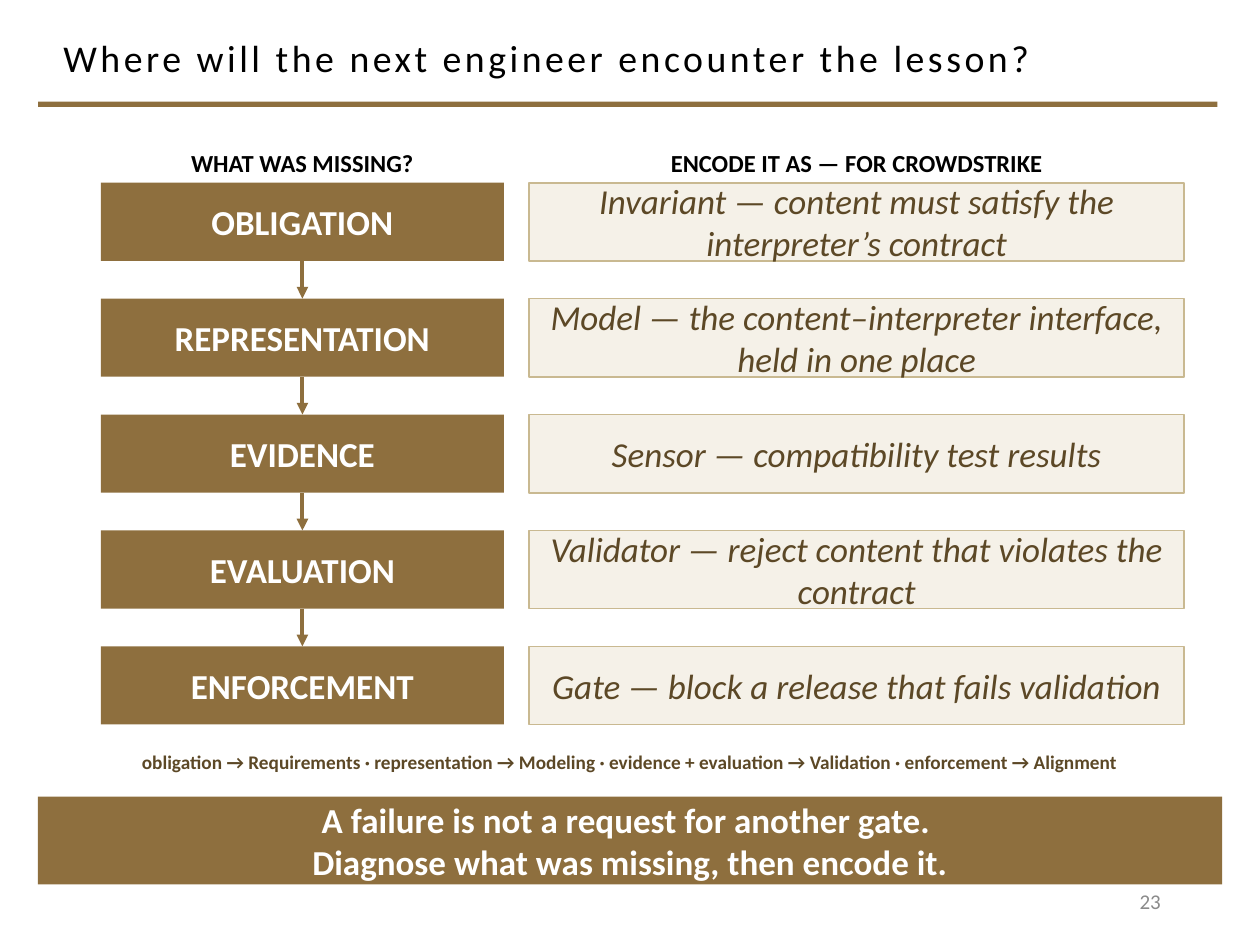
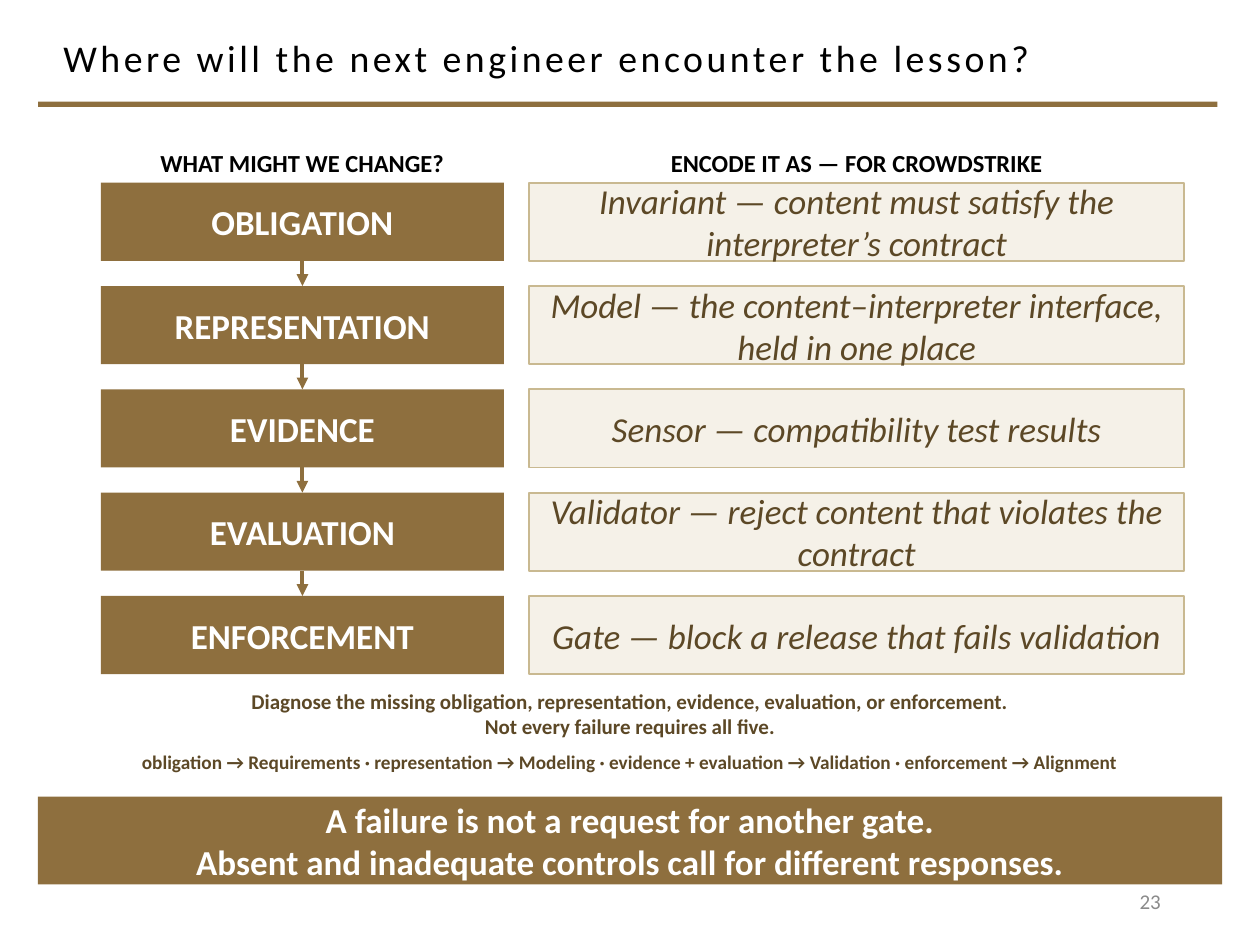
Before and after one commit to davisjam/model-based-agentic-software-engineering, a slide deck: slide 23 of book/_design/2-4-redux-build/2-4-redux-WIP.pptx. Drawn at 1260x945 pixels with LibreOffice and Linux fonts; fonts in the diff are those of the drawing; background and template pictures are left out. Boxes give left, top, right and bottom in pixels: in the first picture for what was removed or moved away, otherwise in the second. Text is boxed around its words. In the diff, an @@ line names an element or a change of style, - is before the commit and + after.

```diff
--- a/book/_design/2-4-redux-build/2-4-redux-WIP.pptx
+++ b/book/_design/2-4-redux-build/2-4-redux-WIP.pptx
@@ text at bbox=[160, 155, 443, 172]: text changed @@
-WHAT WAS MISSING?
+WHAT MIGHT WE CHANGE?
@@ arrow moved from (302, 261) - (302, 299) to (302, 261) - (302, 286) @@
@@ rectangle "REPRESENTATION": place and size @@
-rectangle "REPRESENTATION" at bbox=[101, 299, 504, 377]
+rectangle "REPRESENTATION" at bbox=[101, 286, 504, 364]
@@ rectangle "Model — the content–interpreter interface, ...": place and size @@
-rectangle "Model — the content–interpreter interface, ..." at bbox=[529, 299, 1184, 377]
+rectangle "Model — the content–interpreter interface, ..." at bbox=[529, 286, 1184, 364]
@@ rectangle "EVIDENCE": place and size @@
-rectangle "EVIDENCE" at bbox=[101, 415, 504, 493]
+rectangle "EVIDENCE" at bbox=[101, 389, 504, 467]
@@ arrow moved from (302, 377) - (302, 415) to (302, 364) - (302, 389) @@
@@ rectangle "Sensor — compatibility test results": place and size @@
-rectangle "Sensor — compatibility test results" at bbox=[529, 415, 1184, 493]
+rectangle "Sensor — compatibility test results" at bbox=[529, 389, 1184, 467]
@@ arrow moved from (302, 493) - (302, 530) to (302, 467) - (302, 493) @@
@@ rectangle "EVALUATION": place and size @@
-rectangle "EVALUATION" at bbox=[101, 530, 504, 609]
+rectangle "EVALUATION" at bbox=[101, 493, 504, 571]
@@ rectangle "Validator — reject content that ...": place and size @@
-rectangle "Validator — reject content that ..." at bbox=[529, 530, 1184, 609]
+rectangle "Validator — reject content that ..." at bbox=[529, 493, 1184, 571]
@@ rectangle "ENFORCEMENT": place and size @@
-rectangle "ENFORCEMENT" at bbox=[101, 646, 504, 724]
+rectangle "ENFORCEMENT" at bbox=[101, 596, 504, 674]
@@ arrow moved from (302, 609) - (302, 646) to (302, 571) - (302, 596) @@
@@ rectangle "Gate — block a release ...": place and size @@
-rectangle "Gate — block a release ..." at bbox=[529, 646, 1184, 724]
+rectangle "Gate — block a release ..." at bbox=[529, 596, 1184, 674]
@@ text added at bbox=[251, 694, 1007, 738], 12 pt, text #5C4826, bold @@
+Diagnose the missing obligation, representation, evidence, evaluation, or enforcement.
+Not every failure requires all five.
@@ text in rectangle at bbox=[196, 850, 1063, 881]: text changed @@
-Diagnose what was missing, then encode it.
+Absent and inadequate controls call for different responses.
```
Also in this commit, not shown: 4 other slides changed, 3 other files.
